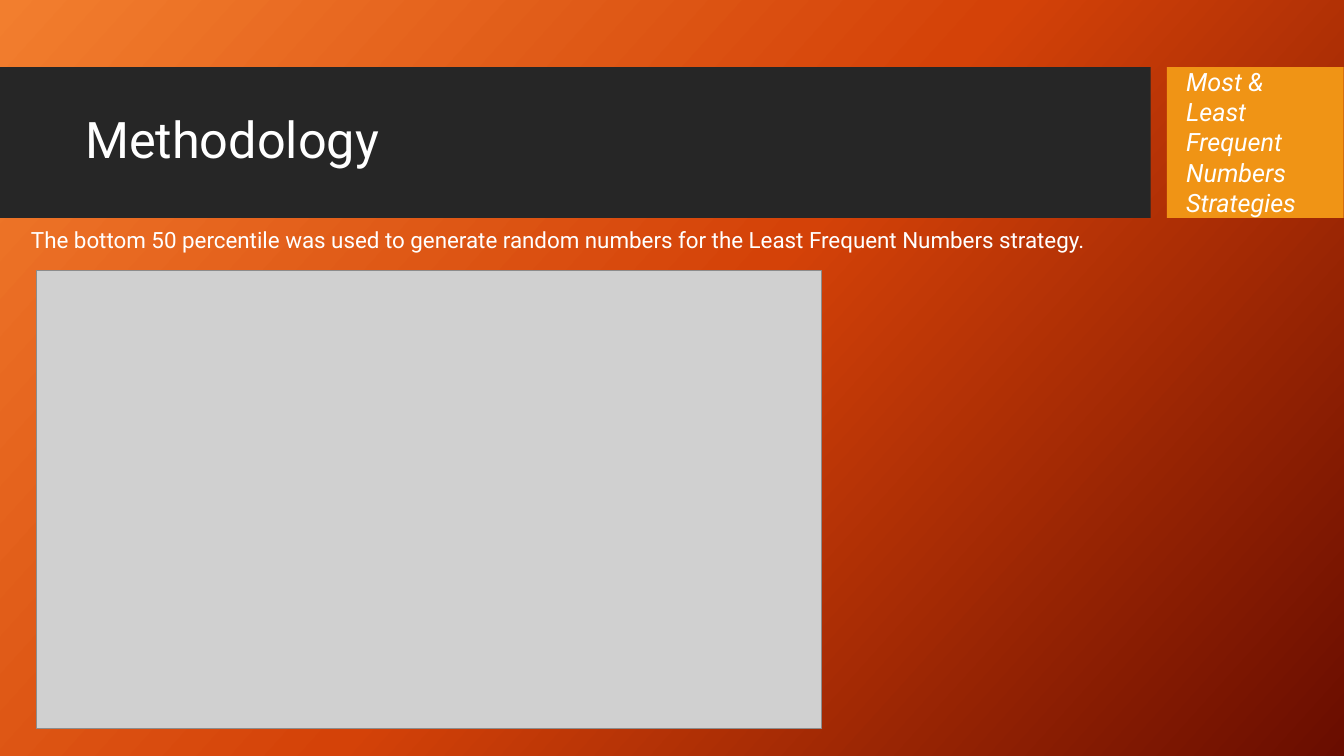
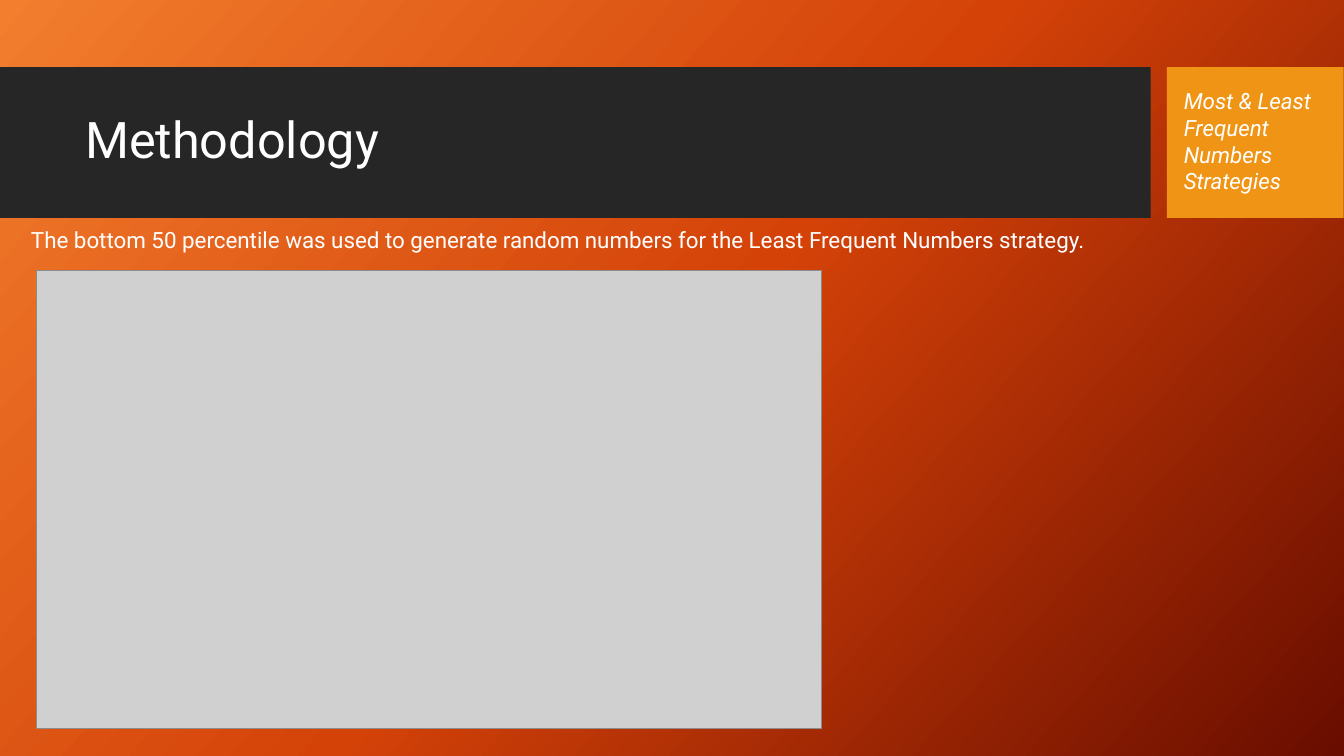
Before and after one commit to stephen-haslett/Data698ResearchProject, a slide deck: slide 8 of Presentation/StephenHaslett-Data698CapstoneProjectPresentation.pptx. Drawn at 1344x756 pixels with LibreOffice and Linux fonts; fonts in the diff are those of the drawing; grey boxes stand for pictures; background and template pictures are left out. Boxes give left, top, right and bottom in pixels: in the first picture for what was removed or moved away, otherwise in the second. Text is boxed around its words. In the diff, an @@ line names an element or a change of style, - is before the commit and + after.

```diff
--- a/Presentation/StephenHaslett-Data698CapstoneProjectPresentation.pptx
+++ b/Presentation/StephenHaslett-Data698CapstoneProjectPresentation.pptx
@@ text "Most & Least Frequent Numbers ...": place and size @@
-text "Most & Least Frequent Numbers ..." at [1186,73,1296,218]
+text "Most & Least Frequent Numbers ..." at [1184,93,1311,194]
@@ text "Most & Least Frequent Numbers ..." at [1184,93,1311,194]: size 18 to 16 pt @@
```
Also in this commit, not shown: 6 other slides changed, 5 slides added, 1 slide removed.
